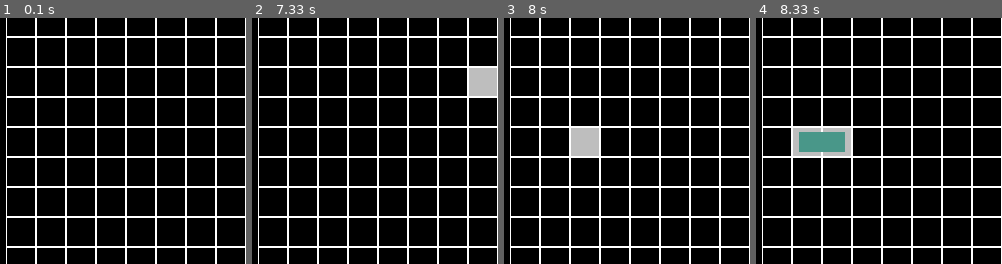
Above: before the commit, frames 1-4 (left to right).
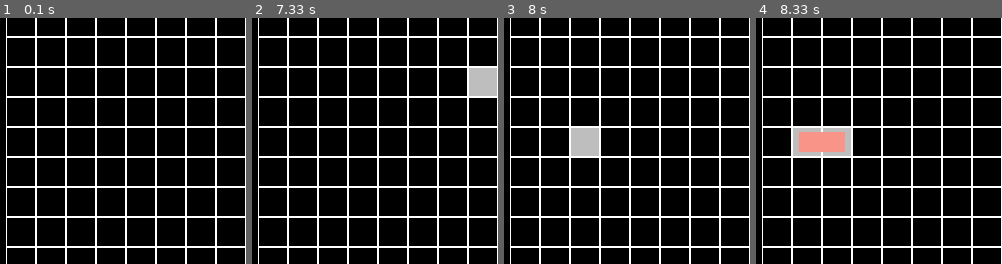
Above: after the commit, the same moments.

Repository: som-thing/yandex-pygame
Game: pygame game, started from Pygame 0.0/main.py
Same seed, same stepped clock (60 frames per second), same inputs: the game is played once before the commit and once after it.
Inputs (mouse positions are % of the whole screen's width and height, from its top left):
- Up to frame 1 (0.1 s): no input
- Up to frame 2 (7.33 s): click (50, 55) at 0.38 s; click (50, 62) at 0.72 s; click (18, 38) at 1.05 s; click (87, 95) at 1.38 s; click (52, 17) at 1.72 s; click (53, 10) at 2.05 s; click (47, 36) at 2.38 s; click (36, 32) at 2.72 s; click (77, 45) at 3.05 s; click (82, 52) at 3.38 s; click (71, 35) at 3.72 s; click (20, 33) at 4.05 s; click (54, 51) at 4.38 s; click (20, 48) at 4.72 s; click (35, 88) at 5.05 s; click (19, 97) at 5.38 s; click (34, 19) at 5.72 s; click (40, 51) at 6.05 s; click (25, 26) at 6.38 s; click (68, 92) at 6.72 s; click (44, 21) at 7.05 s
- Up to frame 3 (8 s): click (31, 83) at 7.38 s; click (17, 32) at 7.72 s
- Up to frame 4 (8.33 s): click (13, 35) at 8.05 s
The pictures show only the part of the screen within x 0-50%, y 10-60%; the shares and areas given below are measured in that part.

Frames 1-3 are identical in both runs. In frame 4, 1.5% of the frame differs, in the area x 17-37%, y 46-55%.

Commit message:
2 players with different colors + updated the victory system

Diff:
--- a/Pygame 0.0/main.py
+++ b/Pygame 0.0/main.py
@@ -7,14 +7,21 @@
         self.width = width
         self.height = height
         self.board = [[0] * width for _ in range(height)]
+        self.move = 1  # эта переменная определяет чей сейчас ход
 
         self.left = 10
         self.top = 10
         self.cell_size = 30
         self.colors = [[0 for j in range(height)] for i in range(width)]
+
         self.flag = True
         self.ribbons = {}  # здесь будут хранится соединения
-        self.ribbon_color = (random.choice(range(1, 256)), random.choice(range(1, 256)), random.choice(range(1, 256)))
+        self.ribbon_color1 = (random.choice(range(1, 256)), random.choice(range(1, 256)), random.choice(range(1, 256)))
+        self.ribbon_color2 = (0, 0, 0)
+        flag = True
+        while self.ribbon_color1 == self.ribbon_color2 or flag:
+            flag = False
+            self.ribbon_color2 = (random.choice(range(1, 256)), random.choice(range(1, 256)), random.choice(range(1, 256)))
 
     def set_view(self, left, top, cell_size):
         self.left = left
@@ -23,6 +30,7 @@
 
     def render(self, screen):
         colors = [pygame.Color('black'), pygame.Color('grey')]
+        ribbon_colors = [self.ribbon_color1, self.ribbon_color2]
         for y in range(self.height):
             for x in range(self.width):
                 pygame.draw.rect(screen, colors[self.board[y][x]], (x * self.cell_size + self.left,
@@ -33,13 +41,13 @@
                                                                  self.cell_size,
                                                                  self.cell_size), 1)
                 if (x, y) in self.ribbons.keys():  # прорисовка ленточек
-                    if self.ribbons[(x, y)] == "left":
-                        pygame.draw.rect(screen, self.ribbon_color, ((x - 1) * self.cell_size + self.left + 7,
+                    if self.ribbons[(x, y)][0] == "left":
+                        pygame.draw.rect(screen, ribbon_colors[self.ribbons[(x, y)][1] - 1], ((x - 1) * self.cell_size + self.left + 7,
                                                                      y * self.cell_size + self.top + 5,
                                                                      2 * self.cell_size - 14,
                                                                      self.cell_size - 10))
-                    if self.ribbons[(x, y)] == "up":
-                        pygame.draw.rect(screen, self.ribbon_color, (x * self.cell_size + self.left + 5,
+                    if self.ribbons[(x, y)][0] == "up":
+                        pygame.draw.rect(screen, ribbon_colors[self.ribbons[(x, y)][1] - 1], (x * self.cell_size + self.left + 5,
                                                                      (y - 1) * self.cell_size + self.top + 7,
                                                                      self.cell_size - 10,
                                                                      2 * self.cell_size - 14))
@@ -58,17 +66,18 @@
                         or (abs(self.first_cell[1] - cell[1]) == 1 and self.first_cell[0] == cell[0]):
                     self.on_click(cell)
                     if self.first_cell[0] - cell[0] == 1:  # проверяем как находятся относительно друг друга клетки
-                        self.ribbons[self.first_cell] = "left"
-                        self.ribbons[cell] = "right"
+                        self.ribbons[self.first_cell] = ["left", self.move]
+                        self.ribbons[cell] = ["right", self.move]
                     elif self.first_cell[0] - cell[0] == -1:
-                        self.ribbons[self.first_cell] = "right"
-                        self.ribbons[cell] = "left"
+                        self.ribbons[self.first_cell] = ["right", self.move]
+                        self.ribbons[cell] = ["left", self.move]
                     elif self.first_cell[1] - cell[1] == 1:
-                        self.ribbons[self.first_cell] = "up"
-                        self.ribbons[cell] = "down"
+                        self.ribbons[self.first_cell] = ["up", self.move]
+                        self.ribbons[cell] = ["down", self.move]
                     else:
-                        self.ribbons[self.first_cell] = "down"
-                        self.ribbons[cell] = "up"
+                        self.ribbons[self.first_cell] = ["down", self.move]
+                        self.ribbons[cell] = ["up", self.move]
+                    self.move = 2 if self.move == 1 else 1
                 else:
                     self.begin(self.first_cell)
                 self.flag = not self.flag
@@ -118,6 +127,7 @@
     board = Board(16, 16)
     board.set_view(10, 10, 30)
     running = True
+
     while running:
         for event in pygame.event.get():
             if event.type == pygame.QUIT:
@@ -125,7 +135,7 @@
             elif event.type == pygame.MOUSEBUTTONDOWN:
                 board.get_click(event.pos)
                 if board.win_check():
-                    print("победа")
+                    print(f"победа {1 if board.move == 2 else 2}")
         screen.fill((0, 0, 0))
         board.render(screen)
         pygame.display.flip()
